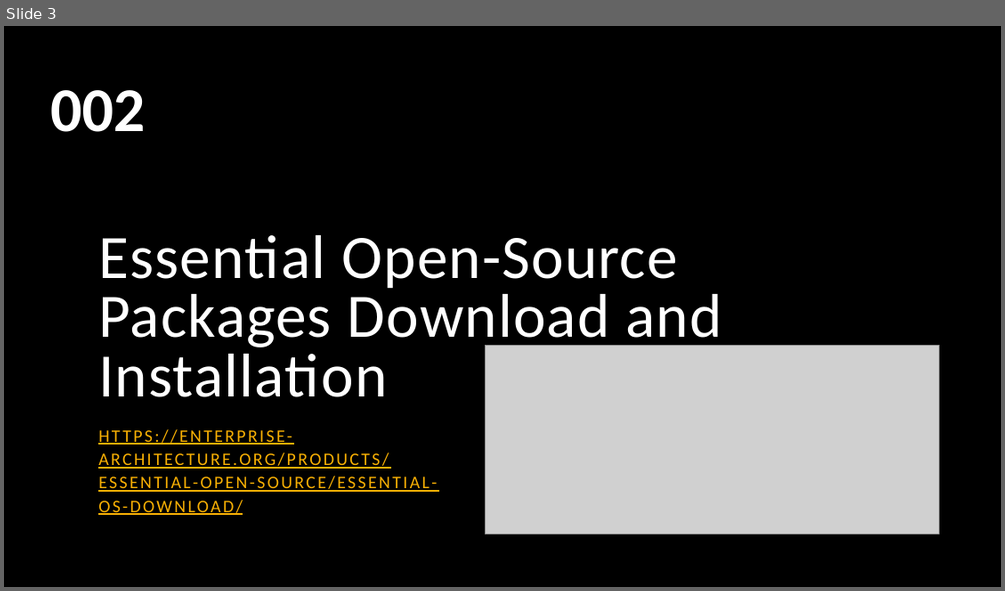
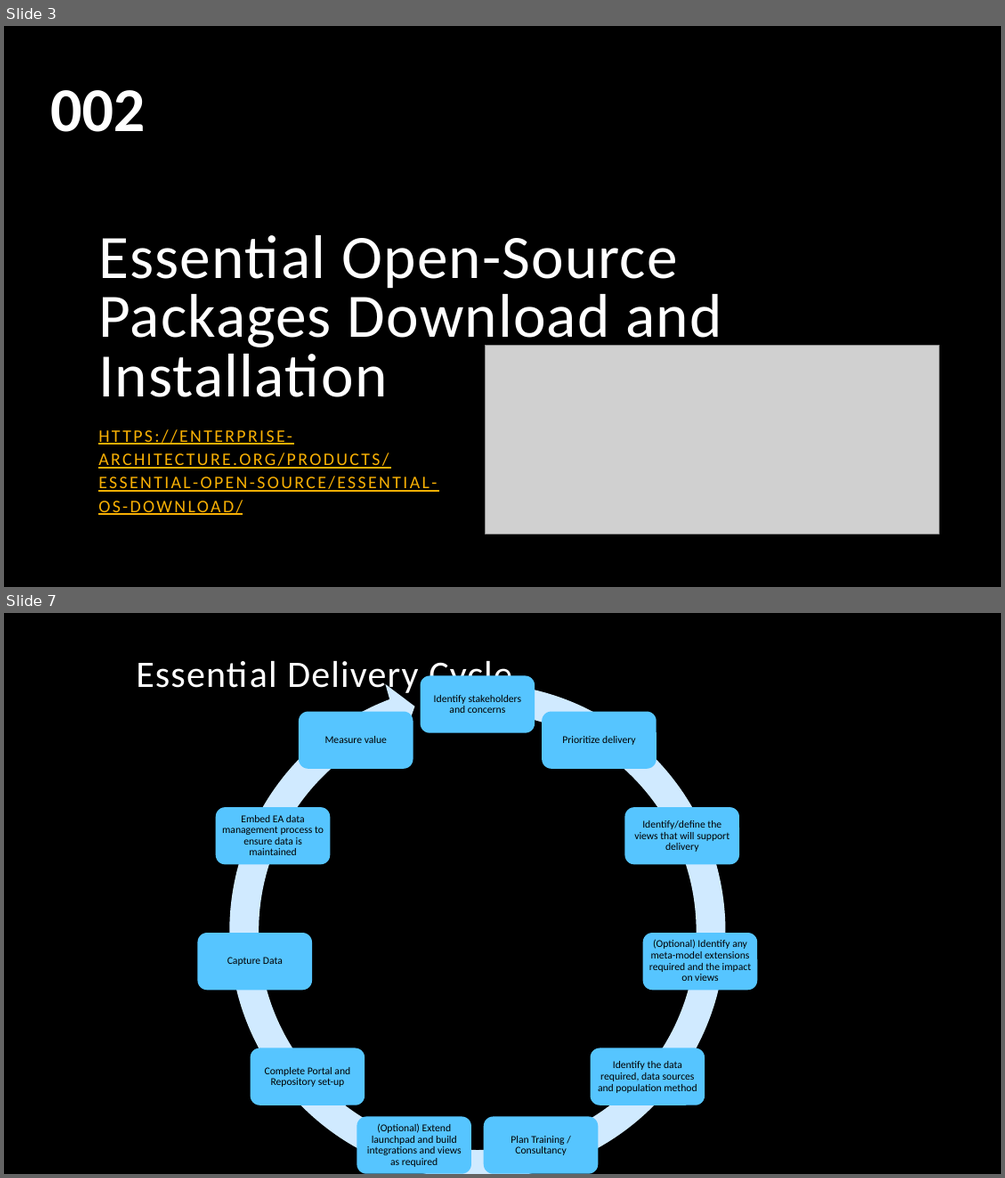
Before and after one commit to yasenstar/EA, a slide deck: Essential_EA/Practice on Essential Enterprise Architecture Tool.pptx. Shown one above the other, each under a label of ours: slide 3 before the commit, slides 3 and 7 after it; the slides between them are not shown. The pictures are 1005x591 and 1005x1178 pixels, drawn with LibreOffice and Linux fonts; fonts in the diff are those of the drawing; grey boxes stand for pictures; background and template pictures are left out. Boxes give left, top, right and bottom in pixels: in the first picture for what was removed or moved away, otherwise in the second. Text is boxed around its words. In the diff, an @@ line names an element or a change of style, - is before the commit and + after.

Commit message:
add Essential 003

```diff
--- a/Essential_EA/Practice on Essential Enterprise Architecture Tool.pptx
+++ b/Essential_EA/Practice on Essential Enterprise Architecture Tool.pptx
@@ slide 7 added at (x1=4, y1=613, x2=1001, y2=1174), background picture (left out) @@
@@ title added at (x1=136, y1=656, x2=512, y2=696), 36 pt, text #FFFFFF @@
+Essential Delivery Cycle
@@ group added at (x1=198, y1=667, x2=757, y2=1174): 11 rounded rectangles, 11 texts, 1 circular arrow @@
+Identify stakeholders and concerns
+Prioritize delivery
+Identify/define the views that will support delivery
+(Optional) Identify any meta-model extensions required and the impact on views
+Identify the data required, data sources and population method
+Plan Training / Consultancy
+(Optional) Extend launchpad and build integrations and views as required
+Complete Portal and Repository set-up
+Capture Data
+Embed EA data management process to ensure data is maintained
+Measure value
```
Also in this commit, not shown: 3 other slides added, 2 other files.
